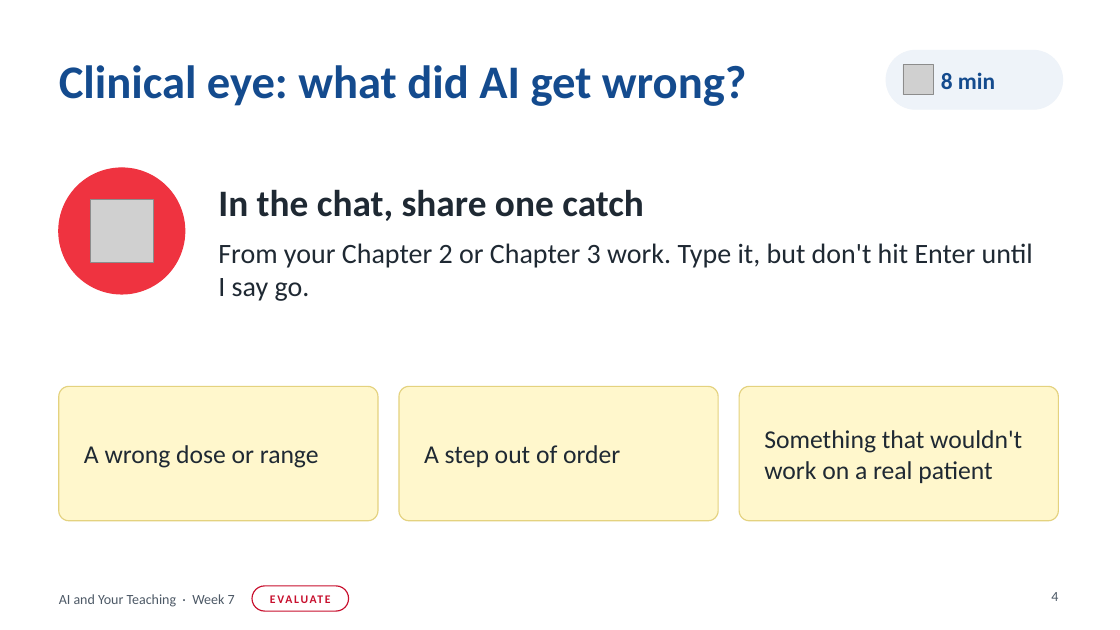
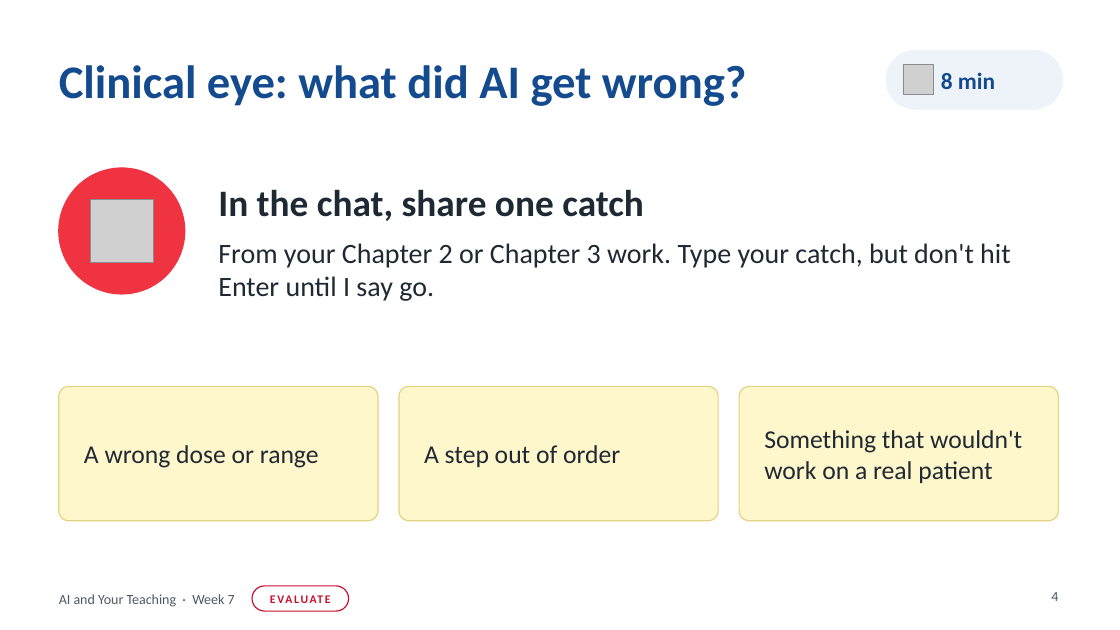
Before and after one commit to OCTC-ID/avte-ai-workbook, a slide deck: slide 4 of downloads/AI-and-Your-Teaching-Week7-slides.pptx. Drawn at 1120x630 pixels with LibreOffice and Linux fonts; fonts in the diff are those of the drawing; grey boxes stand for pictures; background and template pictures are left out. Boxes give left, top, right and bottom in pixels: in the first picture for what was removed or moved away, otherwise in the second. Text is boxed around its words. In the diff, an @@ line names an element or a change of style, - is before the commit and + after.

```diff
--- a/downloads/AI-and-Your-Teaching-Week7-slides.pptx
+++ b/downloads/AI-and-Your-Teaching-Week7-slides.pptx
@@ text at <box>218,243,1010,301</box>: text changed @@
-From your Chapter 2 or Chapter 3 work. Type it, but don't hit Enter until I say go.
+From your Chapter 2 or Chapter 3 work. Type your catch, but don't hit Enter until I say go.
```
Also in this commit, not shown: 1 other slide changed.
